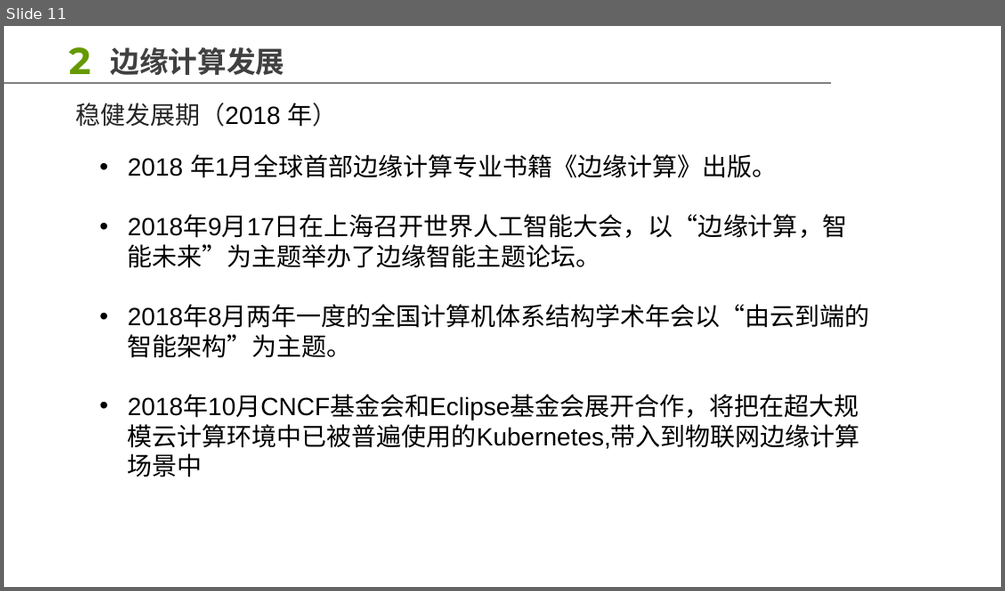
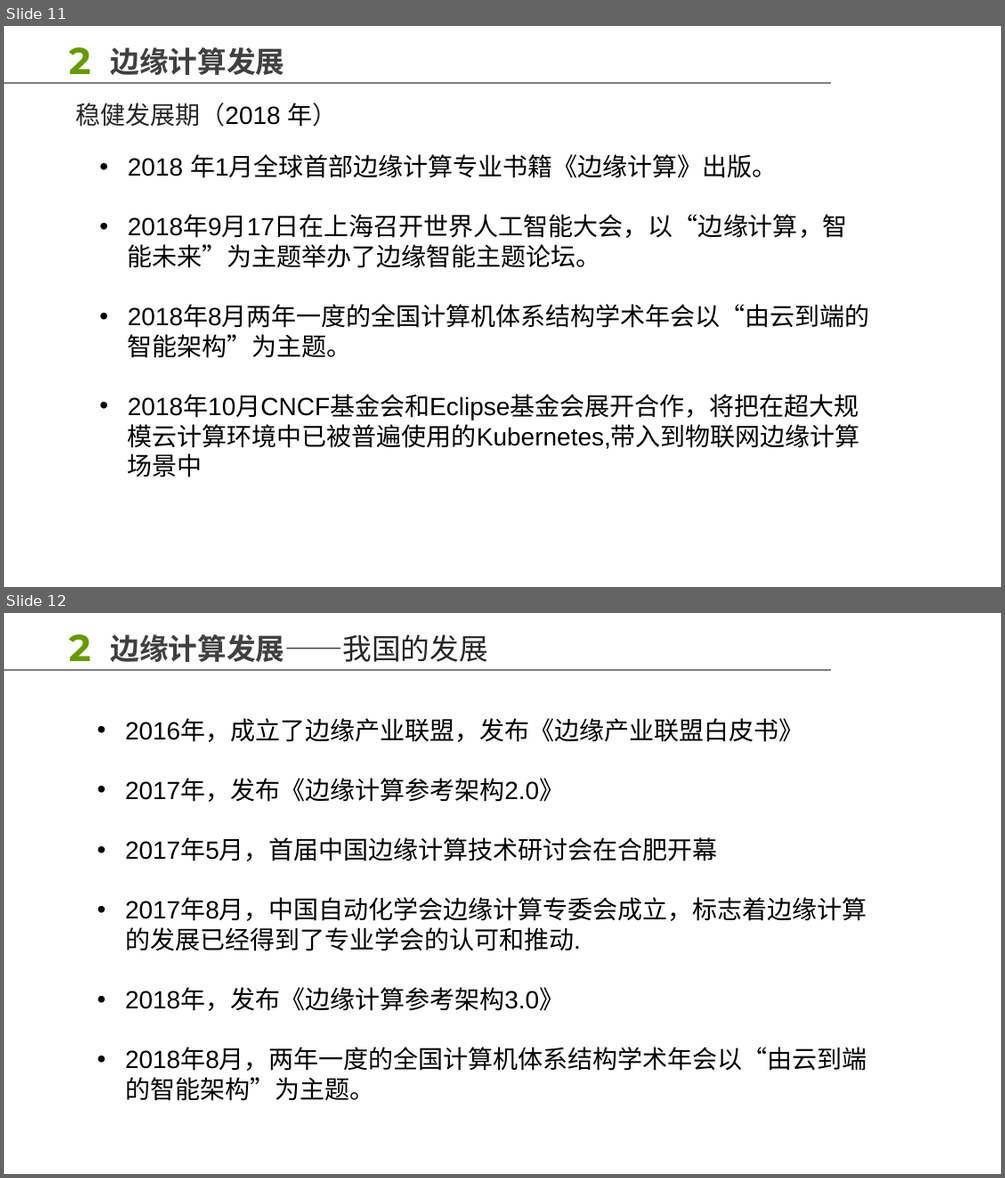
Before and after one commit to kevinva/sysuhomework, a slide deck: 高级计算机网络/小组pre/边缘计算技术研究综述.pptx. Shown one above the other, each under a label of ours: slide 11 before the commit, slides 11 and 12 after it. The pictures are 1005x591 and 1005x1178 pixels, drawn with LibreOffice and Linux fonts; fonts in the diff are those of the drawing; background and template pictures are left out. Boxes give left, top, right and bottom in pixels: in the first picture for what was removed or moved away, otherwise in the second. Text is boxed around its words. In the diff, an @@ line names an element or a change of style, - is before the commit and + after.

Commit message:
边缘计算pre

```diff
--- a/高级计算机网络/小组pre/边缘计算技术研究综述.pptx
+++ b/高级计算机网络/小组pre/边缘计算技术研究综述.pptx
@@ slide 12 added at box(4, 613, 1001, 1174), background #FFFFFF; not listed: 1 template element that a slide beside it also shows @@
@@ text added at box(69, 634, 91, 670), 36 pt, text #669900, bold @@
+2
@@ text added at box(111, 634, 488, 662), 28 pt, text #404040, bold @@
+边缘计算发展——我国的发展
@@ text added at box(125, 720, 867, 1101), 24 pt, text #000000 @@
+• 2016年，成立了边缘产业联盟，发布《边缘产业联盟白皮书》
+• 2017年，发布《边缘计算参考架构2.0》
+• 2017年5月，首届中国边缘计算技术研讨会在合肥开幕
+• 2017年8月，中国自动化学会边缘计算专委会成立，标志着边缘计算的发展已经得到了专业学会的认可和推动.
+• 2018年，发布《边缘计算参考架构3.0》
+• 2018年8月，两年一度的全国计算机体系结构学术年会以“由云到端的智能架构”为主题。
```
Also in this commit, not shown: 1 other file.
